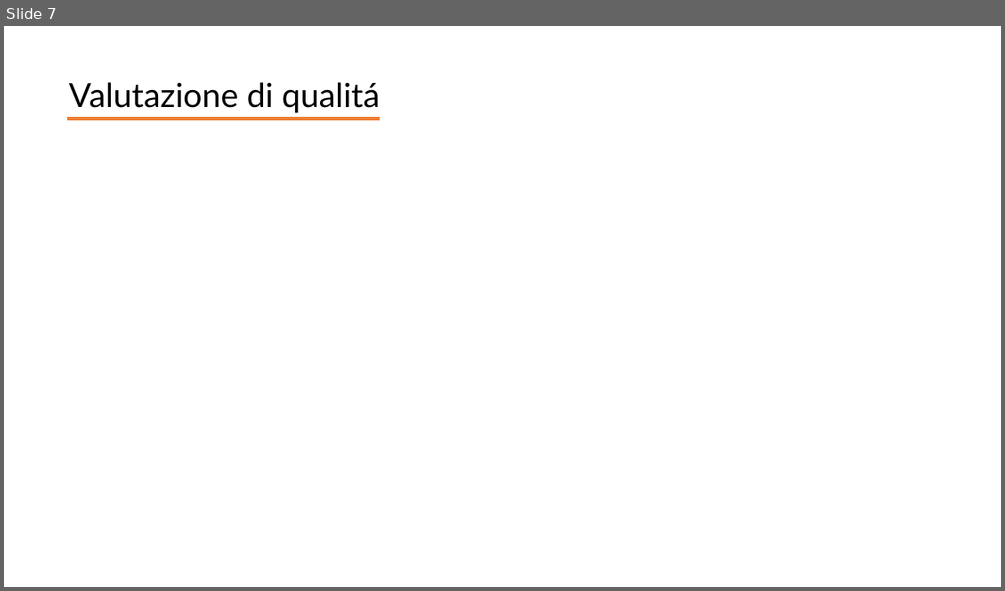
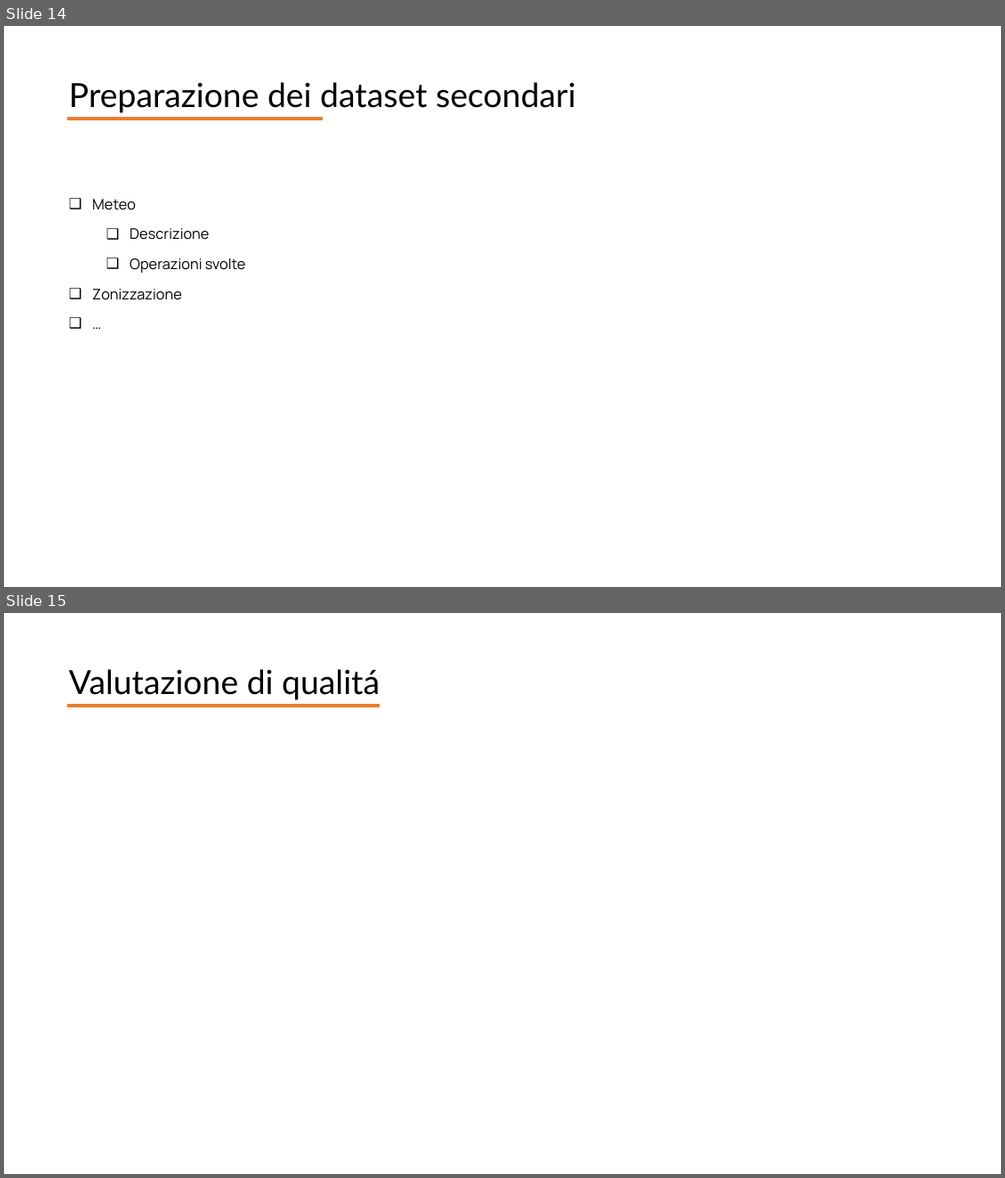
Before and after one commit to giocoal/air-quality-milano-interactive-data-visualization-tableau, a slide deck: Report/Report_progetto_Carbone_Cavallaro_Marconzini_Scuri.pptx. Shown one above the other, each under a label of ours: slide 7 before the commit, slides 14 and 15 after it. The pictures are 1005x591 and 1005x1178 pixels, drawn with LibreOffice and Linux fonts; fonts in the diff are those of the drawing. Boxes give left, top, right and bottom in pixels: in the first picture for what was removed or moved away, otherwise in the second. Text is boxed around its words. In the diff, an @@ line names an element or a change of style, - is before the commit and + after.

```diff
--- a/Report/Report_progetto_Carbone_Cavallaro_Marconzini_Scuri.pptx
+++ b/Report/Report_progetto_Carbone_Cavallaro_Marconzini_Scuri.pptx
@@ slide 14 added at (4, 26, 1001, 587), background #FFFFFF @@
@@ text added at (69, 82, 575, 113), 32 pt, text #000000 @@
+Preparazione dei dataset secondari
@@ line added from (67, 119) to (323, 119), #ED7D31 3 pt @@
@@ text added at (92, 199, 246, 300), 14 pt, text #000000 @@
+❑ Meteo
+  ❑ Descrizione
+  ❑ Operazioni svolte
+❑ Zonizzazione
+❑ …
@@ what was slide 7 is now slide 15 @@
```
Also in this commit, not shown: 6 slides changed, 8 other slides added, 1 slide removed.
